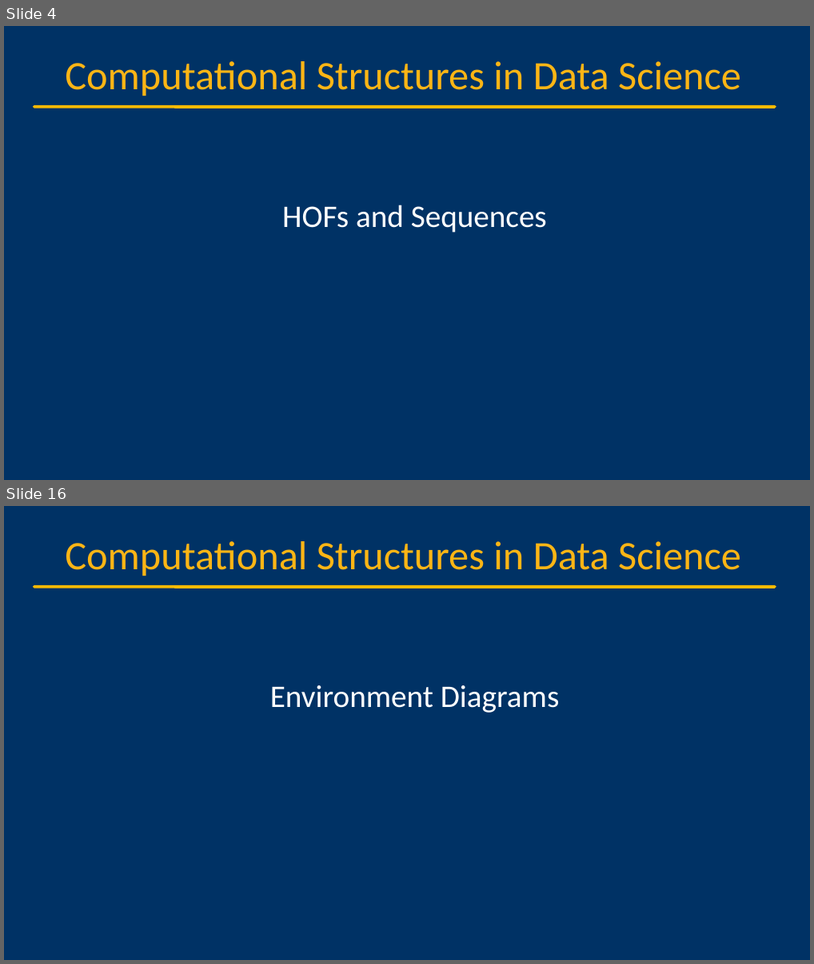
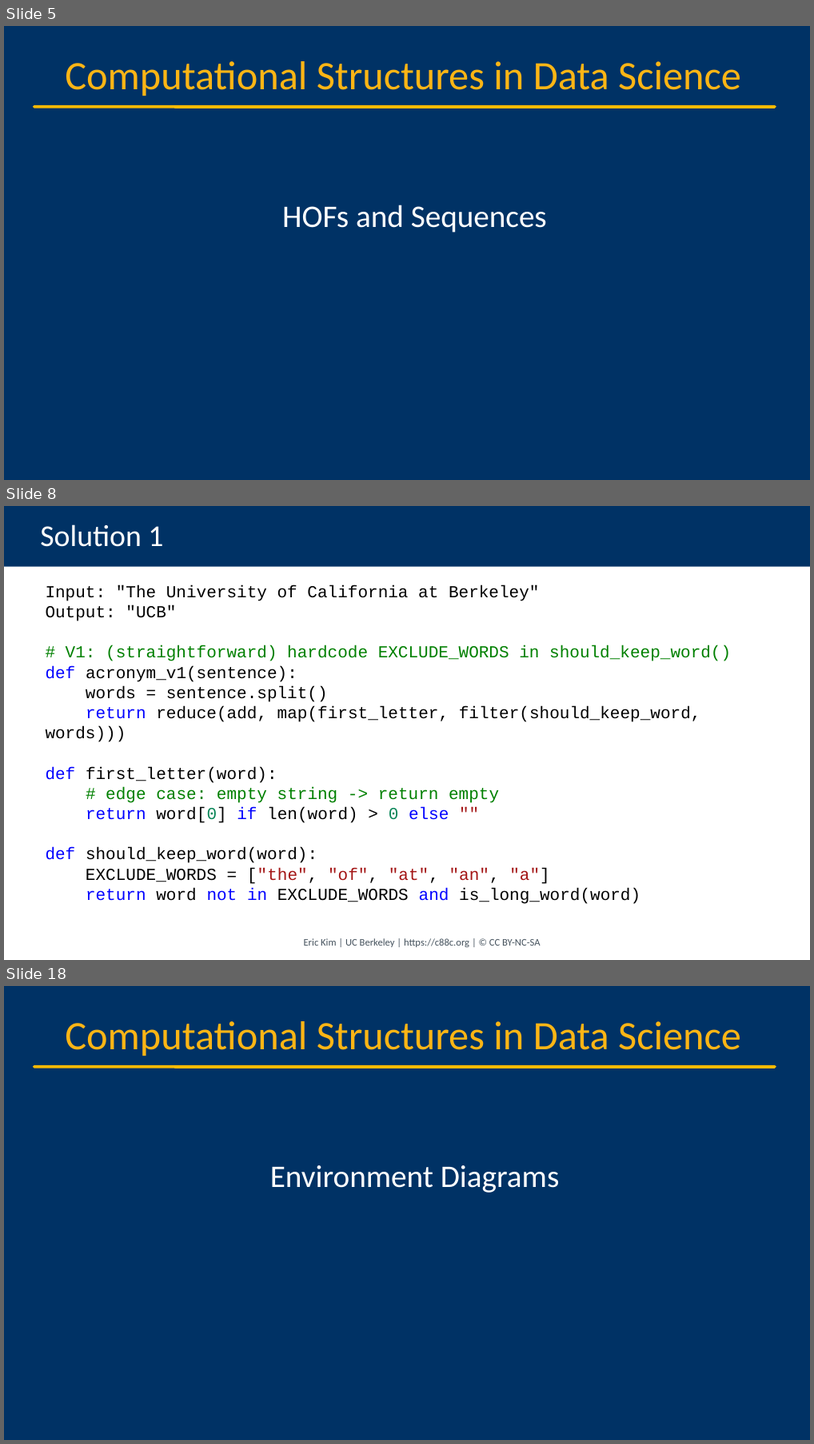
Before and after one commit to cs88-website/su24, a slide deck: assets/slides/su24/07-HOFs_Environments.pptx. Shown one above the other, each under a label of ours: slides 4 and 16 before the commit, slides 5, 8 and 18 after it; the slides between them are not shown. The pictures are 814x964 and 814x1444 pixels, drawn with LibreOffice and Linux fonts; fonts in the diff are those of the drawing; background and template pictures are left out. Boxes give left, top, right and bottom in pixels: in the first picture for what was removed or moved away, otherwise in the second. Text is boxed around its words. In the diff, an @@ line names an element or a change of style, - is before the commit and + after.

```diff
--- a/assets/slides/su24/07-HOFs_Environments.pptx
+++ b/assets/slides/su24/07-HOFs_Environments.pptx
@@ slide 8 added at bbox=[4, 506, 810, 960], background #FFFFFF @@
@@ title added at bbox=[4, 506, 810, 567], fill #003265, 36 pt, text #FFFFFF @@
+Solution 1
@@ text added at bbox=[46, 585, 731, 904], 20 pt, text #000000 @@
+Input: "The University of California at Berkeley"
+Output: "UCB"
+# V1: (straightforward) hardcode EXCLUDE_WORDS in should_keep_word()
+def acronym_v1(sentence):
+words = sentence.split()
+return reduce(add, map(first_letter, filter(should_keep_word, words)))
+def first_letter(word):
+# edge case: empty string -> return empty
+return word[0] if len(word) > 0 else ""
+def should_keep_word(word):
+EXCLUDE_WORDS = ["the", "of", "at", "an", "a"]
+return word not in EXCLUDE_WORDS and is_long_word(word)
@@ text added at bbox=[304, 938, 540, 947], 12 pt, text #46535E @@
+Eric Kim | UC Berkeley | https://c88c.org | © CC BY-NC-SA
@@ what was slide 4 is now slide 5 @@
@@ what was slide 16 is now slide 18 @@
```
Also in this commit, not shown: 9 slides changed, 13 other slides added, 12 slides removed, 15 other files.
